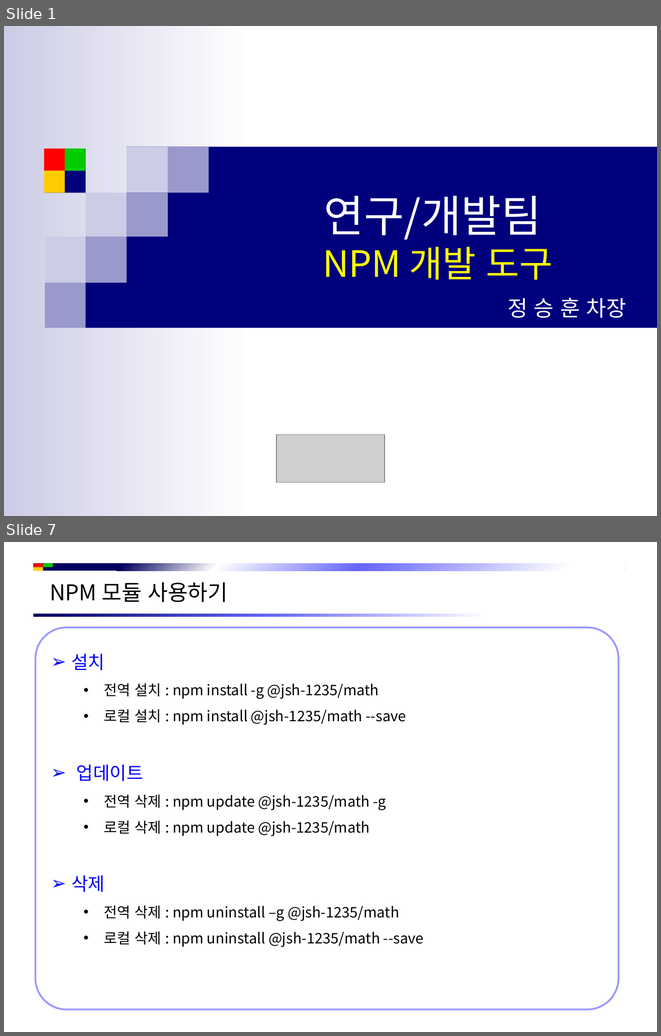
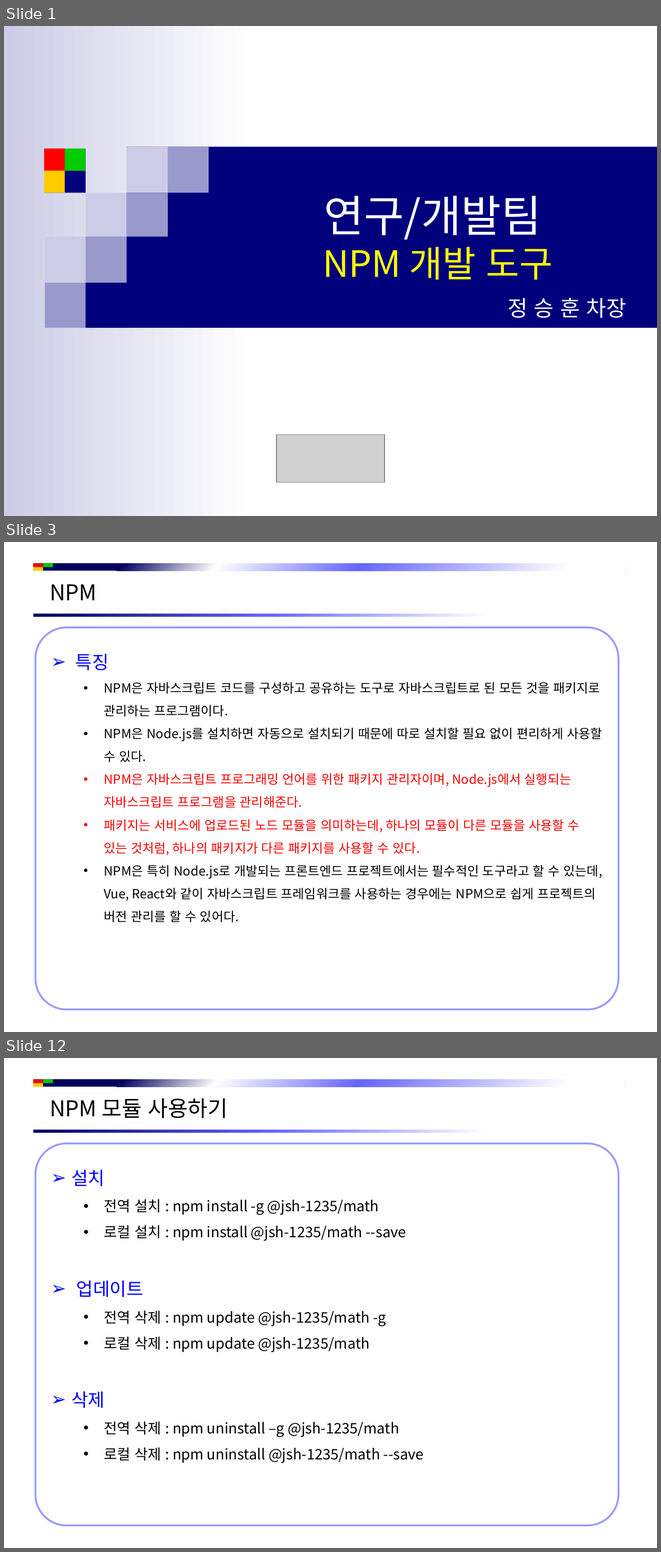
Before and after one commit to jsh-1235/Document, a slide deck: Back-End/NodeJS/NPM 개발 도구.pptx. Shown one above the other, each under a label of ours: slides 1 and 7 before the commit, slides 1, 3 and 12 after it; the slides between them are not shown. The pictures are 661x1036 and 661x1552 pixels, drawn with LibreOffice and Linux fonts; fonts in the diff are those of the drawing; grey boxes stand for pictures; background and template pictures are left out. Boxes give left, top, right and bottom in pixels: in the first picture for what was removed or moved away, otherwise in the second. Text is boxed around its words. In the diff, an @@ line names an element or a change of style, - is before the commit and + after.

```diff
--- a/Back-End/NodeJS/NPM 개발 도구.pptx
+++ b/Back-End/NodeJS/NPM 개발 도구.pptx
@@ slide 3 added at [4, 542, 657, 1032], background #FFFFFF; not listed: 5 template elements that a slide beside it also shows @@
@@ text added at [50, 584, 97, 600], 24 pt, text #000000 @@
+NPM
@@ rounded rectangle added at [35, 627, 618, 1009], fill #FFFFFF, outline #9999FF 2 pt, 14 pt, text #000000 @@
+➢ 특징
+  • NPM은 자바스크립트 코드를 구성하고 공유하는 도구로 자바스크립트로 된 모든 것을 패키지로 관리하는 프로그램이다.
+  • NPM은 Node.js를 설치하면 자동으로 설치되기 때문에 따로 설치할 필요 없이 편리하게 사용할 수 있다.
+  • NPM은 자바스크립트 프로그래밍 언어를 위한 패키지 관리자이며, Node.js에서 실행되는 자바스크립트 프로그램을 관리해준다.
+  • 패키지는 서비스에 업로드된 노드 모듈을 의미하는데, 하나의 모듈이 다른 모듈을 사용할 수 있는 것처럼, 하나의 패키지가 다른 패키지를 사용할 수 있다.
+  • NPM은 특히 Node.js로 개발되는 프론트엔드 프로젝트에서는 필수적인 도구라고 할 수 있는데, Vue, React와 같이 자바스크립트 프레임워크를 사용하는 경우에는 NPM으로 쉽게 프로젝트의 버전 관리를 할 수 있어다.
@@ what was slide 7 is now slide 12 @@
```
Also in this commit, not shown: 6 slides changed, 4 other slides added, 14 other files.
